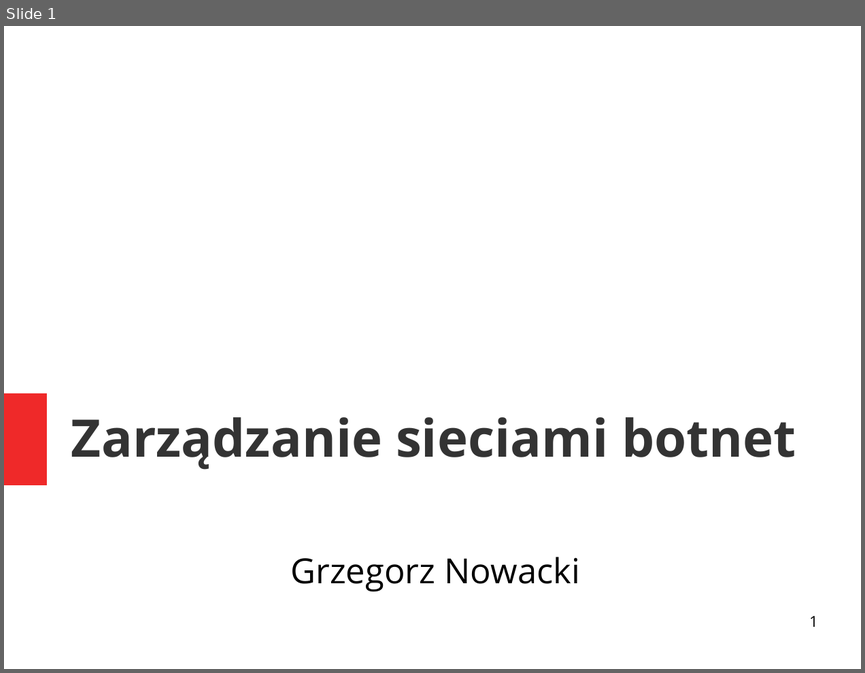
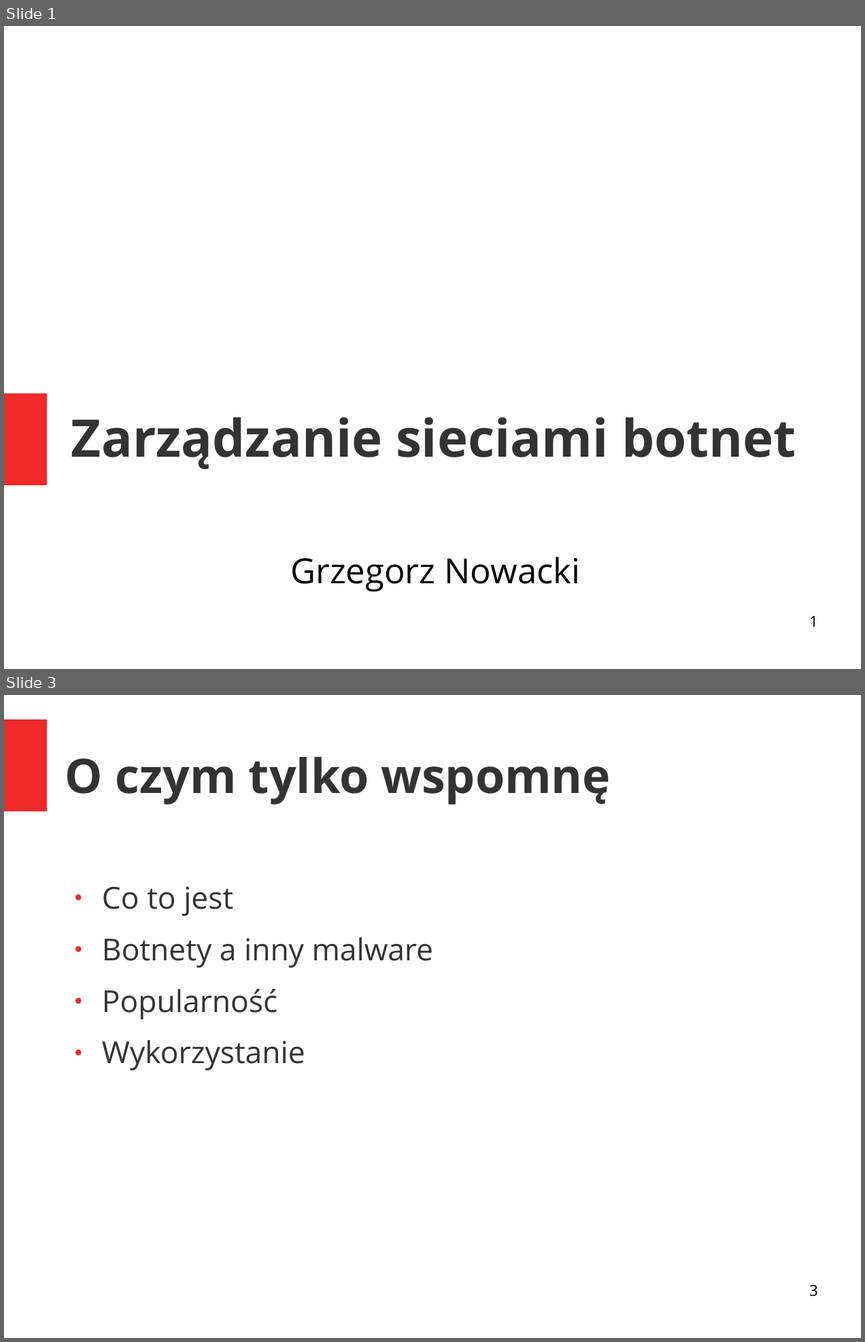
Before and after one commit to grzegorznowacki/Botnets, a slide deck: prezentacja.odp. Shown one above the other, each under a label of ours: slide 1 before the commit, slides 1 and 3 after it; the slides between them are not shown. The pictures are 865x673 and 865x1342 pixels, drawn with LibreOffice and Linux fonts; fonts in the diff are those of the drawing. Boxes give left, top, right and bottom in pixels: in the first picture for what was removed or moved away, otherwise in the second. Text is boxed around its words. In the diff, an @@ line names an element or a change of style, - is before the commit and + after.

```diff
--- a/prezentacja.odp
+++ b/prezentacja.odp
@@ slide 3 added at <box>4,695,861,1338</box>, background #FFFFFF @@
@@ rectangle added at <box>4,719,47,811</box>, fill #EF2929 @@
@@ title added at <box>65,757,611,804</box>, 44 pt, text #333333, bold @@
+O czym tylko wspomnę
@@ text added at <box>102,886,434,1070</box>, 28 pt, text #333333 @@
+● Co to jest
+● Botnety a inny malware
+● Popularność
+● Wykorzystanie
@@ page number added at <box>809,1285,818,1296</box>, 14 pt, text #000000 @@
+3
```
Also in this commit, not shown: 47 other slides added, 1 slide removed.
